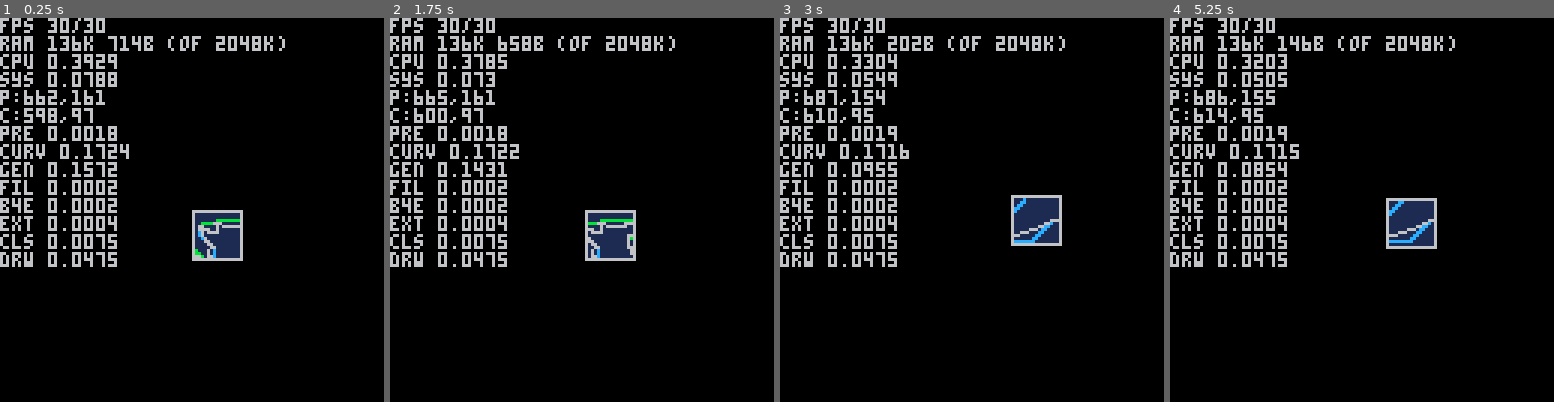
Above: before the commit, frames 1-4 (left to right).
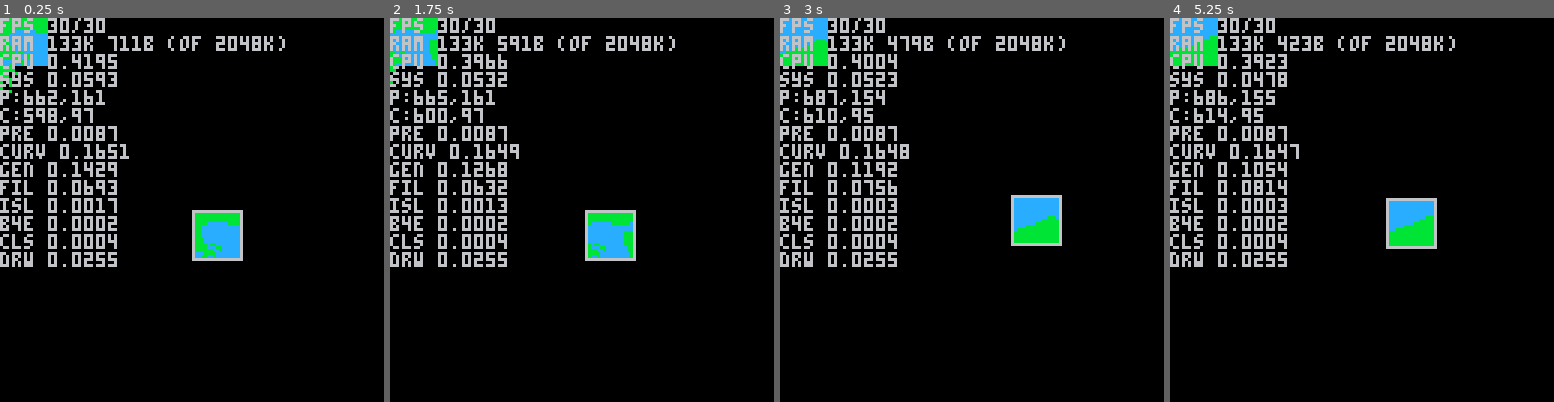
Above: after the commit, the same moments.

Repository: pvan/pico8
Game: PICO-8 cartridge caspian.p8
Same seed, same stepped clock (60 frames per second), same inputs: the game is played once before the commit and once after it.
Inputs:
- Up to frame 1 (0.25 s): no input
- Up to frame 2 (1.75 s): tap X (X key) at 0.33, 1.07 s; tap O (Z key) at 0.7, 1.7 s; hold Right from 1.6 s (still down)
- Up to frame 3 (3 s): tap X (X key) at 1.85, 2.97 s; release Right at 2.1 s; tap O (Z key) at 2.1, 2.5, 2.9 s; hold Up 2.15-2.42 s; hold Right from 2.47 s (still down)
- Up to frame 4 (5.25 s): release Right at 3.03 s; hold Left 3.08-3.58 s; tap O (Z key) every 0.4 s from 3.3 to 4.9 s; hold Down 3.63-3.97 s; hold Right 4.02-4.68 s; tap X (X key) at 4.08, 5.2 s; hold Up 4.73-5.03 s; hold Left from 5.08 s (still down)

The runs differ from the first frame. In frame 1, 3.6% of the frame differs, in the area x 0-63%, y 0-65%; in frame 2, 3.5%; in frame 3, 3.4%; in frame 4, 3.4%.

Commit message:
caspian: use screen as map memory
so we can use spr etc to draw directly on map
start island idea

Diff:
--- a/caspian.p8
+++ b/caspian.p8
@@ -4,6 +4,7 @@
 --game
 
 function _init()
+ cls()
  --music(1)
 
  --create_tilemap()
@@ -26,6 +27,8 @@
 end
 
 function _update()
+
+ cls()
 
 --[[
  player_update(player)
@@ -62,7 +65,7 @@
  gtime={}
  ltime={}
 
- mapreset()
+ --mapreset()
 
  rec={px,py,px+16,py+16}
  bigrec={rec[1]-5,rec[2]-5,rec[3]+5,rec[4]+5}
@@ -72,8 +75,10 @@
   add(gtime,{"curv",stat(1)})
   gen_map(curves,px,py)
   add(gtime,{"gen",stat(1)})
-  fill_map(tmap)
+  fill_map()
   add(gtime,{"fil",stat(1)})
+  fill_islands(px,py)
+  add(gtime,{"isl",stat(1)})
 
   --tmap=rough_polygons(rec,curves)
 
@@ -83,14 +88,21 @@
  add(gtime,{"b4e",stat(1)})
 end
 
+
 function _draw()
 
+--[[
  add(gtime,{"ext",stat(1)})
  cls()
 
+ clip()
+ camera()
+ pal()
+ color(6)
+ ]]
+
  camera(cx,cy)
  add(gtime,{"cls",stat(1)})
-
 
 
 
@@ -102,10 +114,11 @@
   {64,100}
   })
   ]]
- draw_map({px,py})
+ draw_map(px,py)
  add(gtime,{"drw",stat(1)})
 
  rect(rec[1],rec[2],rec[3],rec[4])
+
 
  --[[
  for c in all(curves) do
@@ -128,7 +141,7 @@
 ]]
  camera()
 
-
+ cursor(0,0)
  print("fps "..stat(7).."/"..stat(8))
  kbs=stat(0)
  bts=(kbs-flr(kbs))*1024
@@ -173,10 +186,11 @@
 
 end
 
+
 gsteps={}
 rolmsg={}
 
-gtoggle=0
+gtoggle=1
 maxtog=2
 -->8
 --world
@@ -425,12 +439,12 @@
 -->8
 --bezier
 
-tile_water=0
-tile_land=1
-tile_fill_water=2
+tile_water=12
+tile_land=11
+tile_fill_water=1
 tile_fill_land=3
-tile_test=37
-tile_nil=50
+tile_test=14
+tile_nil=0
 
 gmap={}
 
@@ -479,29 +493,34 @@
 
 
 --not using atm tho we should
---mapw=16
---maph=16
-
-mapaddr = 0x4300
---poke(mapaddr+(x+y*16),t)
---peek(mapaddr+(x+y*16))
+mapw=16
+maph=16
+
+--mapaddr = 0x4300
+mapaddr = 0x6000 --screen
+--poke(mapaddr+(x+y*mapw),t)
+--peek(mapaddr+(x+y*mapw))
 --replace 16 with w/h if neeed
 
 function mapreset()
- memset(mapaddr,tile_nil,16*16)
+ cls()
+ --memset(mapaddr,tile_nil,mapw*maph)
 end
 function mapsetsafe(x,y,t)
-	if x>=0 and x<16 and
-    y>=0 and y<16 then
-   poke(mapaddr+(x+y*16),t)
+	if x>=0 and x<mapw and
+    y>=0 and y<maph then
+   --poke(mapaddr+(x+y*mapw),t)
+   pset(x,y,t)
  end
 end
 
 function mapsetsafeifnil(x,y,t)
-	if x>=0 and x<16 and
-    y>=0 and y<16 then
-  if peek(mapaddr+(x+y*16))==tile_nil then
-   poke(mapaddr+(x+y*16),t)
+	if x>=0 and x<mapw and
+    y>=0 and y<maph then
+  --if peek(mapaddr+(x+y*mapw))==tile_nil then
+  if pget(x,y)==tile_nil then
+   --poke(mapaddr+(x+y*mapw),t)
+   pset(x,y,t)
   end
  end
 end
@@ -512,13 +531,15 @@
 --map at 0,0,mapw,maph
 function flood_fill(x,y,t,nt)
  if x>=0 and y>=0 and
-    x<16 and y<16
+    x<mapw and y<maph
  then
-  local tt=peek(mapaddr+(x+y*16))
+  --local tt=peek(mapaddr+(x+y*mapw))
+  local tt=pget(x,y)
   if tt==tile_nil
   or tt==t
   then
-   poke(mapaddr+(x+y*16),nt)
+   --poke(mapaddr+(x+y*mapw),nt)
+   pset(x,y,nt)
    flood_fill(x-1,y,t,nt)
    flood_fill(x+1,y,t,nt)
    flood_fill(x,y-1,t,nt)
@@ -527,13 +548,46 @@
  end
 end
 
-function fill_map(m)
+function fill_map()
 
  if gtoggle==1 then
 
+ --fill land, rest default to water
+
+  for x=0,mapw-1 do
+   for y=0,maph-1 do
+    --local t=peek(mapaddr+(x+y*mapw))
+    local t=pget(x,y)
+    if t != tile_nil then
+     --if m[xy2s(x,y)]==tile_fill_land then
+      --flood_fill(m,{x,y},tile_fill_land,tile_land)
+     --end
+     if t==tile_fill_land then
+      flood_fill(x,y,tile_fill_land,tile_land)
+     end
+    end
+   end
+  end
+
+  for x=0,mapw-1 do
+   for y=0,maph-1 do
+    --local t=peek(mapaddr+(x+y*mapw))
+    local t=pget(x,y)
+    if t==tile_nil
+    or t==tile_fill_water
+    then
+     --poke(mapaddr+(x+y*mapw),tile_water)
+     pset(x,y,tile_water)
+    end
+   end
+  end
+
+
+ --[[
+ -- fill water, rest default to land
   for x=0,15 do
    for y=0,15 do
-    local t=peek(mapaddr+(x+y*16))
+    local t=peek(mapaddr+(x+y*mapw))
     if t != tile_nil then
      --if m[xy2s(x,y)]==tile_fill_land then
       --flood_fill(m,{x,y},tile_fill_land,tile_land)
@@ -547,17 +601,30 @@
 
   for x=0,15 do
    for y=0,15 do
-    local t=peek(mapaddr+(x+y*16))
+    local t=peek(mapaddr+(x+y*mapw))
     if t==tile_nil
     or t==tile_fill_land
     then
-     poke(mapaddr+(x+y*16),tile_land)
+     poke(mapaddr+(x+y*mapw),tile_land)
     end
    end
   end
-
+  ]]
  end
 
+end
+
+
+function fill_islands(mx,my)
+ for i=1,#islands do
+  local lx=islands[i][1]-mx
+  local ly=islands[i][2]-my
+  if lx>=-16 and ly>=-16 and
+     lx<mapw and ly<maph then
+   --poke(mapaddr+(lx+ly*mapw),tile_test)
+   spr(islands[i][3],lx,ly,2,2)
+  end
+ end
 end
 
 
@@ -572,46 +639,19 @@
 	return result
 end
 
-function draw_map(r)
- for mx=1,16 do
-  for my=1,16 do
-   local t=peek(mapaddr+((mx-1)+(my-1)*16))
-   local x=mx+r[1]
-   local y=my+r[2]
-   if t==tile_land then
-    pset(x,y,6)
-   end
-   if t==tile_fill_land then
-    pset(x,y,11)
-   end
-   if t==tile_water then
-    pset(x,y,12)
-   end
-   if t==tile_fill_water then
-    pset(x,y,12)
-   end
-   if t==tile_test then
-    pset(x,y,14)
-   end
-   if t==tile_nil then
-    pset(x,y,1)
-   end
+function draw_map(px,py)
+ for mx=1,mapw do
+  for my=1,maph do
+   camera()
+			local t=pget(mx,my)
+   camera(cx,cy)
+   pset(mx+px,my+py,t)
   end
  end
  color(6)
 end
 
-----
-
---t from 0 to 1
---(de casteljua's algo)
---inline now
---[[
-function p_at_t(t, x0,y0,x1,y1,x2,y2)
- local x=((1-t)^2)*x0 + 2*(1-t)*t*x1 + (t^2)*x2
- local y=((1-t)^2)*y0 + 2*(1-t)*t*y1 + (t^2)*y2
- return {x,y}
-end]]
+
 
 function plotbez(mx,my,curves,i)
 
@@ -652,36 +692,6 @@
  local overland=true
  if (d<0) overland=false
 
- --[[
- --same but more confusing imo
- local rx=1
- if (y0<y2) rx=-1
- local ry=1
- if (x2<x0) ry=-1
-	]]
-
-	local x,y = x0,y0
-	while x!=x2 and y!=y2 do
- 	local ddx=x2-x
- 	local ddy=y2-y
- 	if abs(ddx)>abs(ddy) then
- 	 if (ddx>0) x+=1
- 	 if (ddx<0) x-=1
- 	else
- 	 if (ddy>0) y+=1
- 	 if (ddy<0) y-=1
- 	end
-	 local lx=x-mx
-	 local ly=y-my
- 	if lx>=0 and lx<16 and
-     ly>=0 and ly<16 then
-	  if overland then
-    poke(mapaddr+(lx+ly*16),tile_fill_land)
-   else
-    poke(mapaddr+(lx+ly*16),tile_fill_water)
-   end
-	 end
-	end
 
  local steps=dist
  --if (true) then add(gsteps,steps)
@@ -704,65 +714,56 @@
   --mapsetsafe(lx,ly,tile_land)
 
 
- 	if lx>=0 and lx<16 and
-     ly>=0 and ly<16 then
-    poke(mapaddr+(lx+ly*16),tile_land)
-  end
-
-
-  --[[
+ 	if lx>=0 and lx<mapw and
+     ly>=0 and ly<maph then
+    --poke(mapaddr+(lx+ly*mapw),tile_land)
+    pset(lx,ly,tile_land)
+  end
+
+
   local x = round(lx+rx)
   local y = round(ly+ry)
- 	if x>=0 and x<16 and
-     y>=0 and y<16
+ 	if x>=0 and x<mapw and
+     y>=0 and y<maph
   then
-   if peek(mapaddr+(x+y*16))==tile_nil
+   --if peek(mapaddr+(x+y*mapw))==tile_nil
+   if pget(x,y)==tile_nil
    then
-    poke(mapaddr+(x+y*16),tile_fill_land)
+    --poke(mapaddr+(x+y*mapw),tile_fill_land)
+    pset(x,y,tile_fill_land)
    end
   end
 
   local x = round(lx-rx)
   local y = round(ly-ry)
- 	if x>=0 and x<16 and
-     y>=0 and y<16
+ 	if x>=0 and x<mapw and
+     y>=0 and y<maph
   then
-   local tile=peek(mapaddr+(x+y*16))
+   --local tile=peek(mapaddr+(x+y*mapw))
+   local tile=pget(x,y)
    if tile==tile_nil
    or tile==tile_fill_land
    then
-    poke(mapaddr+(x+y*16),tile_fill_water)
+    --poke(mapaddr+(x+y*mapw),tile_fill_water)
+    pset(x,y,tile_fill_water)
    end
   end
+
+  --[[
   local x = round(lx-rx*2)
   local y = round(ly-ry*2)
- 	if x>=0 and x<16 and
-     y>=0 and y<16
+ 	if x>=0 and x<mapw and
+     y>=0 and y<maph
   then
-   local tile=peek(mapaddr+(x+y*16))
+   local tile=peek(mapaddr+(x+y*mapw))
    if tile==tile_nil
    or tile==tile_fill_land
    then
-    poke(mapaddr+(x+y*16),tile_fill_water)
+    poke(mapaddr+(x+y*mapw),tile_fill_water)
    end
   end
   ]]
 
-  --[[
-  local x = round(lx+nx)
-  local y = round(ly+ny)
-  mapsetifnil(tilemap,x,y,tile_land)
-  local x = round(lx+nx*2)
-  local y = round(ly+ny*2)
-  mapsetifnil(tilemap,x,y,tile_fill_land)
-
-  local x = round(lx-nx)
-  local y = round(ly-ny)
-  mapsetifnil(tilemap,x,y,tile_water)
-  local x = round(lx-nx*2)
-  local y = round(ly-ny*2)
-  mapsetifnil(tilemap,x,y,tile_fill_water)--pset(p[1],p[2])
-  ]]
  end
 
 end
@@ -780,6 +781,10 @@
 	 p2=curves[i][2]
 	 p3=curves[i][3]
 ]]
+
+islands={
+{657,172,16}
+}
 
 pts = {
 {538, 255},
@@ -851,25 +856,15 @@
 {690, 142},
 {678, 150},
 {681, 163},
-{676, 166},
-{668, 164},
-{672, 170},
-{663, 165},
-{665, 171},
-{668, 172},
-{664, 173},
-{667, 175},
-{672, 178},
-{671, 179},
-{669, 177},
-{665, 178},
-{667, 180},
-{668, 183},
-{662, 183},
-{660, 179},
-{662, 178},
-{665, 176},
-{659, 174},
+{678, 167},
+{673, 164},
+{667, 163},
+{664, 166},
+{663, 169},
+{666, 172},
+{664, 175},
+{661, 174},
+{658, 170},
 {655, 167},
 {659, 159},
 {649, 157},
@@ -883,15 +878,9 @@
 {636, 159},
 {640, 161},
 {643, 162},
-{644, 165},
-{648, 164},
-{653, 169},
-{647, 166},
-{645, 168},
-{646, 172},
-{640, 179},
-{644, 171},
-{642, 167},
+{648, 165},
+{646, 168},
+{643, 170},
 {638, 165},
 {632, 162},
 {628, 158},
@@ -910,16 +899,16 @@
 {587, 181},
 {583, 181},
 {578, 180},
-{575, 182},
+{574, 184},
 {572, 177},
-{565, 179},
+{564, 180},
 {567, 169},
-{564, 171},
+{563, 171},
 {569, 171},
 {566, 157},
 {572, 154},
-{578, 156},
-{595, 161},
+{579, 155},
+{593, 161},
 {591, 144},
 {587, 144},
 {588, 140},
@@ -1019,13 +1008,9 @@
 {703, 74},
 {706, 72},
 {710, 71},
-{716, 74},
-{712, 66},
-{713, 63},
-{716, 65},
-{713, 67},
-{715, 69},
-{723, 72},
+{716, 75},
+{714, 69},
+{721, 71},
 {723, 68},
 {729, 65},
 {733, 63},
@@ -1324,7 +1309,6 @@
 {534, 270},
 {532, 267},
 {535, 260},
-{536, 255},
 }
 -->8
 --tri method
@@ -1448,20 +1432,20 @@
 0070070033bb3333ddd66ddd00000000000000000000000000000000000000000000000000000000000000000000000000000000000000000000000000000000
 0000000033333333d66dd66d00000000000000000000000000000000000000000000000000000000000000000000000000000000000000000000000000000000
 0000000033333333dddddddd00000000000000000000000000000000000000000000000000000000000000000000000000000000000000000000000000000000
-00000000000000000000000000000000000000000000000000000000000000000000000000000000000000000000000000000000000000000000000000000000
-00000000000000000000000000000000000000000000000000000000000000000000000000000000000000000000000000000000000000000000000000000000
-00000000000000000000000000000000000000000000000000000000000000000000000000000000000000000000000000000000000000000000000000000000
-00000000000000000000000000000000000000000000000000000000000000000000000000000000000000000000000000000000000000000000000000000000
-00000000000000000000000000000000000000000000000000000000000000000000000000000000000000000000000000000000000000000000000000000000
-00000000000000000000000000000000000000000000000000000000000000000000000000000000000000000000000000000000000000000000000000000000
-00000000000000000000000000000000000000000000000000000000000000000000000000000000000000000000000000000000000000000000000000000000
-00000000000000000000000000000000000000000000000000000000000000000000000000000000000000000000000000000000000000000000000000000000
-00000000000000000000000000000000000000000000000000000000000000000000000000000000000000000000000000000000000000000000000000000000
-00000000000000000000000000000000000000000000000000000000000000000000000000000000000000000000000000000000000000000000000000000000
-00000000000000000000000000000000000000000000000000000000000000000000000000000000000000000000000000000000000000000000000000000000
-00000000000000000000000000000000000000000000000000000000000000000000000000000000000000000000000000000000000000000000000000000000
-00000000000000000000000000000000000000000000000000000000000000000000000000000000000000000000000000000000000000000000000000000000
-00000000000000000000000000000000000000000000000000000000000000000000000000000000000000000000000000000000000000000000000000000000
+000b0000000bb0000000000000000000000000000000000000000000000000000000000000000000000000000000000000000000000000000000000000000000
+0b000bbbbb000bb00000000000000000000000000000000000000000000000000000000000000000000000000000000000000000000000000000000000000000
+bb00000bbbbb00b00000000000000000000000000000000000000000000000000000000000000000000000000000000000000000000000000000000000000000
+b00000000bbbb0000000000000000000000000000000000000000000000000000000000000000000000000000000000000000000000000000000000000000000
+000bb000bb00b0000000000000000000000000000000000000000000000000000000000000000000000000000000000000000000000000000000000000000000
+0bbbbbbbb00000000000000000000000000000000000000000000000000000000000000000000000000000000000000000000000000000000000000000000000
+bbbbbbbbbb0000000000000000000000000000000000000000000000000000000000000000000000000000000000000000000000000000000000000000000000
+bbbbbbbb0bb000000000000000000000000000000000000000000000000000000000000000000000000000000000000000000000000000000000000000000000
+0bbbbbbb000000000000000000000000000000000000000000000000000000000000000000000000000000000000000000000000000000000000000000000000
+00bbbbbbb00000000000000000000000000000000000000000000000000000000000000000000000000000000000000000000000000000000000000000000000
+00bbbb0bb00000000000000000000000000000000000000000000000000000000000000000000000000000000000000000000000000000000000000000000000
+00bb0b00bb0000000000000000000000000000000000000000000000000000000000000000000000000000000000000000000000000000000000000000000000
+000b0b00000000000000000000000000000000000000000000000000000000000000000000000000000000000000000000000000000000000000000000000000
+000000b0b00000000000000000000000000000000000000000000000000000000000000000000000000000000000000000000000000000000000000000000000
 00000000000000000000000000000000000000000000000000000000000000000000000000000000000000000000000000000000000000000000000000000000
 00000000000000000000000000000000000000000000000000000000000000000000000000000000000000000000000000000000000000000000000000000000
 00000000000000000000000000000000000000000000000000000000000000000000000000000000000000000000000000000000000000000000000000000000
